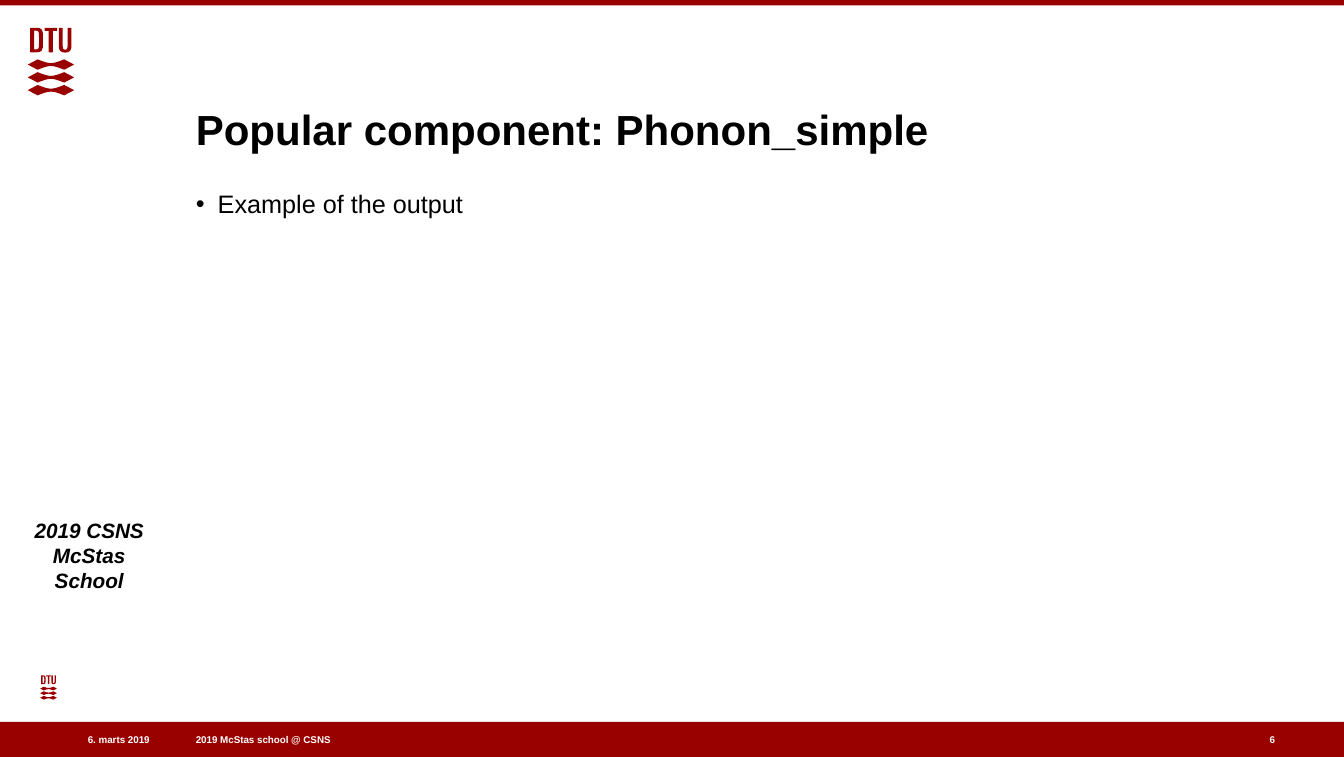
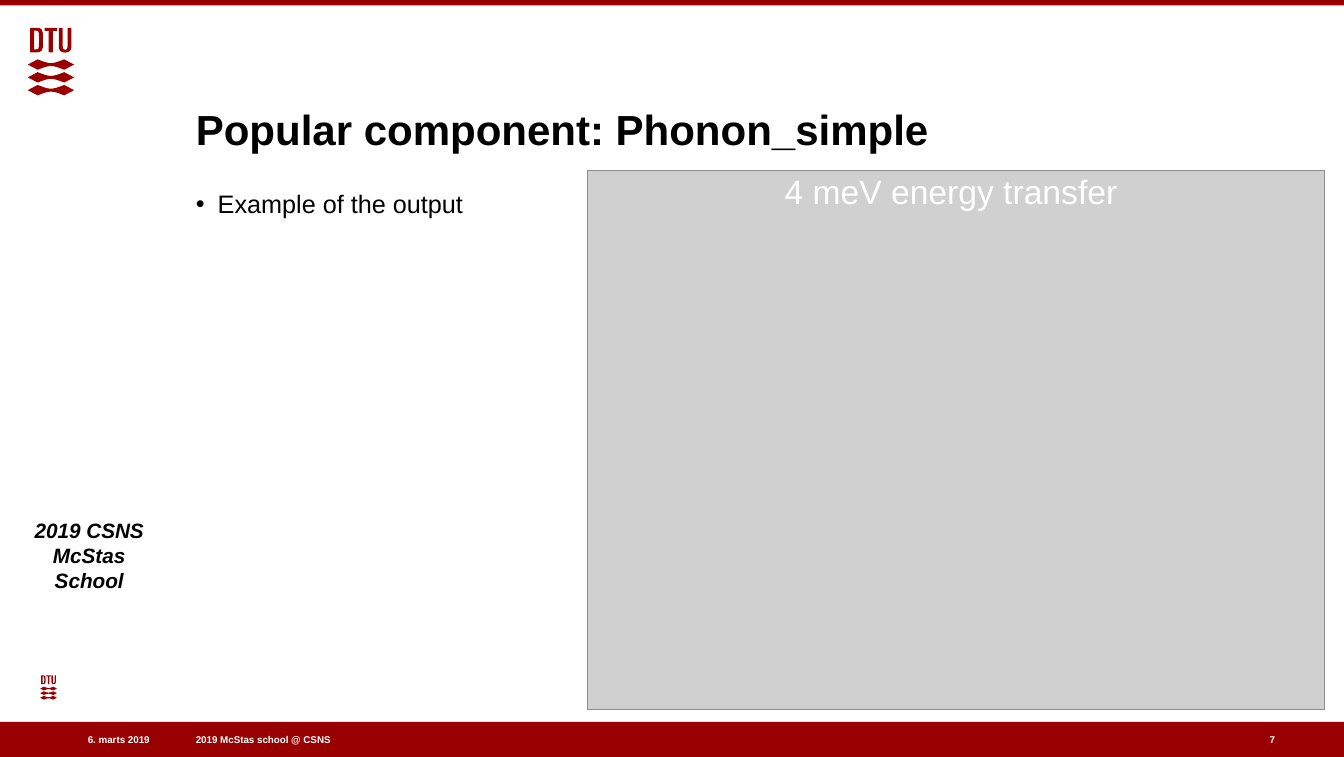
Before and after one commit to eddymaoui/Schools, a slide deck: slide 7 of CSNS_March_2019/4_Thursday_March_28th/5_inelastic_scattering/inelastic_scattering.pptx (slide 6 before the commit). Drawn at 1344x757 pixels with LibreOffice and Linux fonts; fonts in the diff are those of the drawing; grey boxes stand for pictures; background and template pictures are left out. Boxes give left, top, right and bottom in pixels: in the first picture for what was removed or moved away, otherwise in the second. Text is boxed around its words. In the diff, an @@ line names an element or a change of style, - is before the commit and + after.

Commit message:
Examples of phonon_simple and isotropic_sqw output

```diff
--- a/CSNS_March_2019/4_Thursday_March_28th/5_inelastic_scattering/inelastic_scattering.pptx
+++ b/CSNS_March_2019/4_Thursday_March_28th/5_inelastic_scattering/inelastic_scattering.pptx
@@ picture added at <box>588,171,1326,709</box> @@
@@ text added at <box>785,180,1117,211</box>, 24 pt, text #FFFFFF @@
+4 meV energy transfer
@@ page number at <box>1270,736,1275,743</box>: text changed @@
-6
+7
```
Also in this commit, not shown: 4 other slides changed, 2 slides added.
